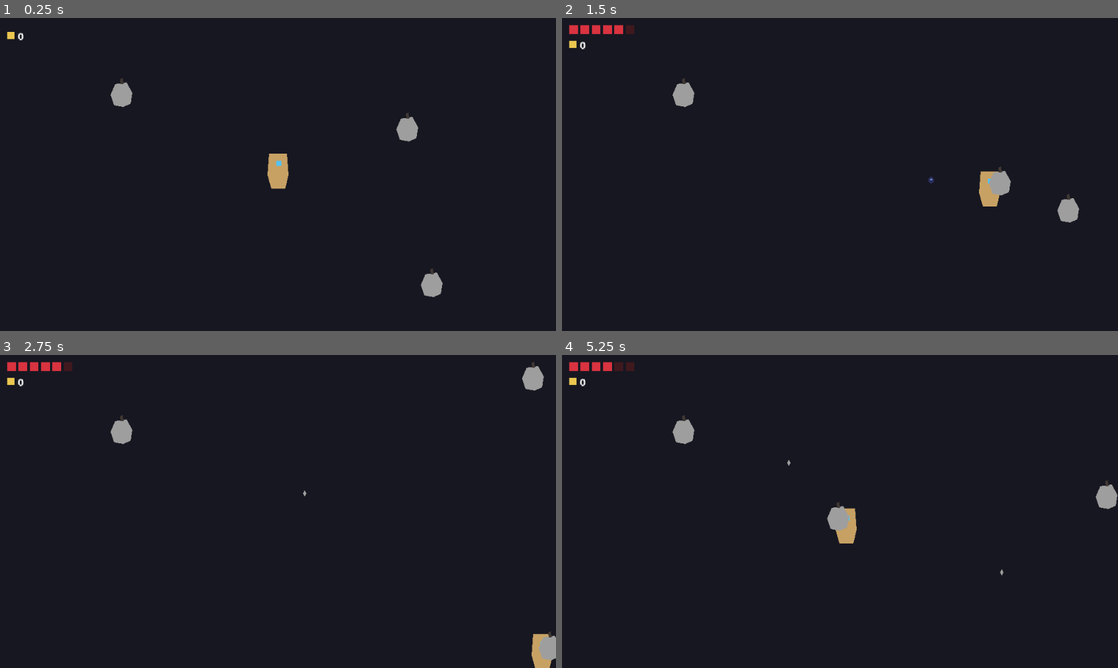
Above: before the commit, frames 1-4 (two rows, left to right).
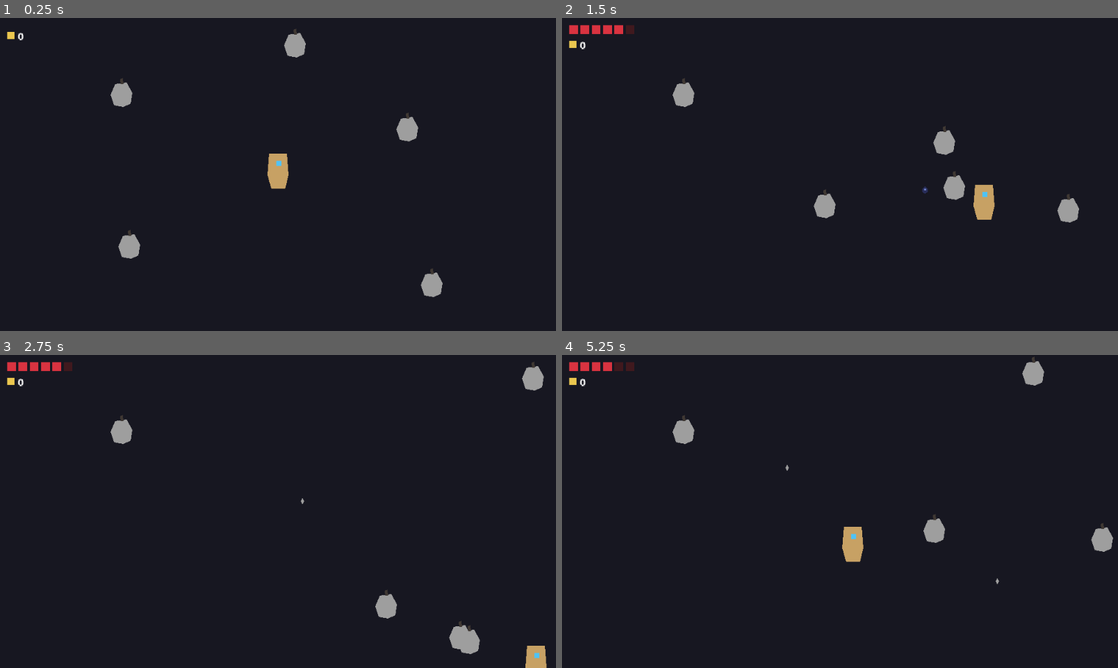
Above: after the commit, the same moments.

Repository: danielespinolagonzalez-ux/Mistveil
Game: Godot game, scene res://scenes/main/main.tscn
Two runs of this game, one before a commit and one after it. Both use one fixed random seed, a clock stepped at 60 frames per second and the inputs below.
Inputs (mouse positions are in pixels of both pictures, inside the frame that each line leads up to):
- Up to frame 1 (0.25 s): no input
- Up to frame 2 (1.5 s): move the mouse to (962, 158) at 0.52 s; hold D (move_right) 0.53-1.28 s; tap E (dragoon) at 0.6 s; move the mouse to (728, 190) at 1.27 s; hold S (move_down) from 1.28 s (still down); click (728, 190) at 1.35 s
- Up to frame 3 (2.75 s): move the mouse to (333, 442) at 2.02 s; release S (move_down) at 2.03 s; hold D (move_right) from 2.03 s (still down); tap E (dragoon) at 2.1 s
- Up to frame 4 (5.25 s): move the mouse to (812, 574) at 2.77 s; release D (move_right) at 2.78 s; hold W (move_up) 2.78-3.53 s; click (812, 574) at 2.85 s; move the mouse to (1006, 558) at 3.52 s; hold A (move_left) 3.53-5.03 s; tap E (dragoon) at 3.6, 5.1 s; move the mouse to (673, 464) at 4.27 s; click (673, 464) at 4.35 s; move the mouse to (867, 511) at 5.02 s; hold S (move_down) from 5.03 s (still down)

The runs differ from the first frame. In frame 1, 0.5% of the frame differs, in the area x 21-55%, y 3-77%; in frame 2, 1.4%; in frame 3, 1.1%; in frame 4, 1.7%, in the area x 40-100%, y 0-74%.

Commit message:
feat: knockback y numeros de dano flotantes (tarea 1.6)
- Seccion feedback en balance.json (empuje, decaimiento, duracion de numeros)
- knockback_px_s como propiedad del HitboxComponent; enemigos y player lo reciben
- DamageNumbers: labels flotantes via EventBus.damage_dealt con tween
- Main con 5 enemigos mixtos para el criterio de la Fase 1

Co-Authored-By: Claude Fable 5 <noreply@anthropic.com>
Claude-Session: https://claude.ai/code/session_01SbmgetzbNcFosjFKdYJBz4

Diff:
--- a/data/balance.json
+++ b/data/balance.json
@@ -45,6 +45,13 @@
     "d_finisher_shockwave_radius": 96.0,
     "post_transform_vulnerable_s": 1.0
   },
+  "feedback": {
+    "tear_knockback_px_s": 140.0,
+    "contact_knockback_px_s": 220.0,
+    "knockback_decay_px_s2": 900.0,
+    "damage_number_duration_s": 0.6,
+    "damage_number_rise_px": 18.0
+  },
   "elementos": {
     "opposite_mult": 1.5,
     "same_mult": 0.5,
--- a/scenes/main/main.tscn
+++ b/scenes/main/main.tscn
@@ -6,6 +6,7 @@
 [ext_resource type="PackedScene" path="res://scenes/ui/defeat_screen.tscn" id="4_defeat"]
 [ext_resource type="Script" path="res://scripts/systems/enemy_projectile_pool.gd" id="5_enemy_pool"]
 [ext_resource type="PackedScene" path="res://scenes/ui/hud.tscn" id="6_hud"]
+[ext_resource type="Script" path="res://scripts/systems/damage_numbers.gd" id="7_damage_numbers"]
 
 [node name="Main" type="Node2D"]
 
@@ -20,11 +21,17 @@
 [node name="EnemyProjectilePool" type="Node2D" parent="."]
 script = ExtResource("5_enemy_pool")
 
+[node name="DamageNumbers" type="Node2D" parent="."]
+script = ExtResource("7_damage_numbers")
+
 [node name="Player" parent="." instance=ExtResource("1_player")]
 position = Vector2(320, 180)
 
 [node name="CeraAndante" parent="." instance=ExtResource("3_enemy")]
 position = Vector2(500, 120)
+
+[node name="CeraAndante2" parent="." instance=ExtResource("3_enemy")]
+position = Vector2(120, 280)
 
 [node name="TejedorHoras" parent="." instance=ExtResource("3_enemy")]
 position = Vector2(140, 90)
@@ -34,6 +41,10 @@
 position = Vector2(480, 270)
 enemy_id = "engranaje_errante"
 
+[node name="EngranajeErrante2" parent="." instance=ExtResource("3_enemy")]
+position = Vector2(320, 70)
+enemy_id = "engranaje_errante"
+
 [node name="HUD" parent="." instance=ExtResource("6_hud")]
 
 [node name="DefeatScreen" parent="." instance=ExtResource("4_defeat")]
--- a/scripts/autoload/data_db.gd
+++ b/scripts/autoload/data_db.gd
@@ -29,6 +29,10 @@
 		"sp_max", "duration_s", "damage_mult", "defense_mult",
 		"d_addition_hits", "d_addition_window_ms", "d_finisher_shockwave_radius",
 		"post_transform_vulnerable_s",
+	],
+	"feedback": [
+		"tear_knockback_px_s", "contact_knockback_px_s", "knockback_decay_px_s2",
+		"damage_number_duration_s", "damage_number_rise_px",
 	],
 	"elementos": ["opposite_mult", "same_mult", "neutral_mult"],
 	"run": [
--- a/scripts/autoload/event_bus.gd
+++ b/scripts/autoload/event_bus.gd
@@ -8,9 +8,11 @@
 
 # --- Combate ---
 ## El player dispara una lágrima; TearPool escucha y la pone en juego.
-signal tear_fired(origin: Vector2, direction: Vector2, speed: float, range_px: float, damage: float)
+signal tear_fired(origin: Vector2, direction: Vector2, speed: float, range_px: float, damage: float, knockback_px_s: float)
 ## Un enemigo dispara; EnemyProjectilePool escucha y pone la bala en juego.
-signal enemy_projectile_fired(origin: Vector2, direction: Vector2, speed: float, range_px: float, damage: float)
+signal enemy_projectile_fired(origin: Vector2, direction: Vector2, speed: float, range_px: float, damage: float, knockback_px_s: float)
+## Daño aplicado a un enemigo (para números flotantes y feedback).
+signal damage_dealt(world_pos: Vector2, amount: int)
 
 signal enemy_died(enemy: Node)
 signal player_died
--- a/scripts/components/hitbox_component.gd
+++ b/scripts/components/hitbox_component.gd
@@ -8,6 +8,9 @@
 ## Daño base en bruto; los multiplicadores (timing, elemento…) se aplican fuera.
 @export var damage: float = 1.0
 
+## Empuje que aplica este ataque al impactar (px/s); 0 = sin knockback.
+@export var knockback_px_s: float = 0.0
+
 
 func _ready() -> void:
 	area_entered.connect(_on_area_entered)
--- a/scripts/entities/enemy.gd
+++ b/scripts/entities/enemy.gd
@@ -17,6 +17,8 @@
 var _wander_dir: Vector2 = Vector2.ZERO
 var _wander_timer_s: float = 0.0
 var _rng := RandomNumberGenerator.new()
+var _knockback_vel: Vector2 = Vector2.ZERO
+var _knockback_decay: float = 0.0
 
 @onready var _health: HealthComponent = $HealthComponent
 @onready var _hurtbox: HurtboxComponent = $HurtboxComponent
@@ -54,6 +56,9 @@
 		_:
 			# Comportamientos aún no implementados (orbit_shoot, chase_explode…): quieto.
 			velocity = Vector2.ZERO
+	# El knockback se suma al movimiento del comportamiento y decae solo.
+	velocity += _knockback_vel
+	_knockback_vel = _knockback_vel.move_toward(Vector2.ZERO, _knockback_decay * delta)
 	move_and_slide()
 
 
@@ -85,7 +90,8 @@
 		global_position, dir,
 		float(_projectile_def.get("velocidad", 0.0)),
 		float(_projectile_def.get("alcance_px", 0.0)),
-		float(_projectile_def.get("dano", 0.0)))
+		float(_projectile_def.get("dano", 0.0)),
+		0.0)  # Las agujas no empujan; el knockback al player es del contacto.
 
 
 ## Vuelo errático: dirección aleatoria, rebota en colisiones y bordes (engranaje_errante).
@@ -117,7 +123,11 @@
 
 func _on_hurt_by(hitbox: HitboxComponent) -> void:
 	# Redondeo de la fórmula de daño: entero más cercano, mínimo 1 (combate.md).
-	_health.take_damage(maxi(1, roundi(hitbox.damage)))
+	var amount: int = maxi(1, roundi(hitbox.damage))
+	_health.take_damage(amount)
+	EventBus.damage_dealt.emit(global_position, amount)
+	var push_dir: Vector2 = (global_position - hitbox.global_position).normalized()
+	_knockback_vel = push_dir * hitbox.knockback_px_s
 
 
 func _on_died() -> void:
@@ -134,6 +144,8 @@
 	_projectile_def = def.get("proyectil", {})
 	_flies = bool(def.get("vuela", false))
 	_hitbox.damage = float(def.get("dano_contacto", 0.0))
+	_hitbox.knockback_px_s = float(DataDB.get_balance("feedback.contact_knockback_px_s"))
+	_knockback_decay = float(DataDB.get_balance("feedback.knockback_decay_px_s2"))
 	# Placeholder teñido con el color del elemento (regla de legibilidad).
 	var elemento: Dictionary = DataDB.elementos.get(str(def.get("elemento", "neutro")), {})
 	_placeholder.color = Color(str(elemento.get("color", "#9E9E9E")))
--- a/scripts/entities/player.gd
+++ b/scripts/entities/player.gd
@@ -13,6 +13,7 @@
 var _tear_range_px: float = 0.0
 var _tear_rate_per_s: float = 0.0
 var _tear_damage: float = 0.0
+var _tear_knockback: float = 0.0
 var _hurt_iframes_s: float = 0.0
 var _hurt_blink_hz: float = 1.0
 
@@ -64,7 +65,7 @@
 	var aim: Vector2 = _aim_direction(stick_aim)
 	if aim == Vector2.ZERO:
 		return
-	EventBus.tear_fired.emit(global_position + aim * MUZZLE_OFFSET_PX, aim, _tear_speed, _tear_range_px, _tear_damage)
+	EventBus.tear_fired.emit(global_position + aim * MUZZLE_OFFSET_PX, aim, _tear_speed, _tear_range_px, _tear_damage, _tear_knockback)
 	_shoot_cooldown_s = 1.0 / _tear_rate_per_s
 
 
@@ -93,6 +94,9 @@
 	if not _dead:
 		_hurtbox.invulnerable = true
 		_iframes_left_s = _hurt_iframes_s
+		# Empujón en la dirección contraria al golpe; la fricción lo frena sola.
+		var push_dir: Vector2 = (global_position - hitbox.global_position).normalized()
+		velocity += push_dir * hitbox.knockback_px_s
 
 
 func _on_health_changed(current: int, max_hp: int) -> void:
@@ -115,5 +119,6 @@
 	_tear_range_px = float(DataDB.get_balance("player.tear_range_px"))
 	_tear_rate_per_s = maxf(0.1, float(DataDB.get_balance("player.tear_rate_per_s")))
 	_tear_damage = float(DataDB.get_balance("player.tear_damage"))
+	_tear_knockback = float(DataDB.get_balance("feedback.tear_knockback_px_s"))
 	_hurt_iframes_s = float(DataDB.get_balance("player.hurt_iframes_s"))
 	_hurt_blink_hz = maxf(1.0, float(DataDB.get_balance("player.hurt_blink_hz")))
--- a/scripts/entities/projectile.gd
+++ b/scripts/entities/projectile.gd
@@ -20,12 +20,13 @@
 
 
 ## Pone el proyectil en juego. Los stats llegan por parámetro (los posee quien dispara).
-func fire(origin: Vector2, direction: Vector2, speed: float, range_px: float, damage_value: float) -> void:
+func fire(origin: Vector2, direction: Vector2, speed: float, range_px: float, damage_value: float, knockback: float = 0.0) -> void:
 	global_position = origin
 	_direction = direction.normalized()
 	_speed = speed
 	_range_px = range_px
 	damage = damage_value
+	knockback_px_s = knockback
 	_traveled = 0.0
 	visible = true
 	set_physics_process(true)
--- /dev/null
+++ b/scripts/systems/damage_numbers.gd
@@ -0,0 +1,30 @@
+class_name DamageNumbers
+extends Node2D
+## Números de daño flotantes: escucha EventBus.damage_dealt y hace flotar un
+## Label que sube y se desvanece (duración y recorrido desde balance.json).
+
+const FONT_SIZE := 10
+const NUMBER_COLOR := Color(1.0, 0.92, 0.7)
+
+
+func _ready() -> void:
+	EventBus.damage_dealt.connect(_on_damage_dealt)
+
+
+func _on_damage_dealt(world_pos: Vector2, amount: int) -> void:
+	var label := Label.new()
+	label.text = str(amount)
+	label.add_theme_font_size_override("font_size", FONT_SIZE)
+	label.add_theme_color_override("font_color", NUMBER_COLOR)
+	label.z_index = 100
+	add_child(label)
+	# Centrado horizontal aproximado sobre el punto del impacto.
+	label.global_position = world_pos + Vector2(-label.size.x * 0.5, -16.0)
+
+	var duration: float = float(DataDB.get_balance("feedback.damage_number_duration_s"))
+	var rise: float = float(DataDB.get_balance("feedback.damage_number_rise_px"))
+	var tween: Tween = label.create_tween()
+	tween.set_parallel(true)
+	tween.tween_property(label, "position:y", label.position.y - rise, duration)
+	tween.tween_property(label, "modulate:a", 0.0, duration)
+	tween.chain().tween_callback(label.queue_free)
--- a/scripts/systems/projectile_pool.gd
+++ b/scripts/systems/projectile_pool.gd
@@ -9,8 +9,8 @@
 var _free: Array[Projectile] = []
 
 
-func spawn(origin: Vector2, direction: Vector2, speed: float, range_px: float, damage: float) -> void:
-	_acquire().fire(origin, direction, speed, range_px, damage)
+func spawn(origin: Vector2, direction: Vector2, speed: float, range_px: float, damage: float, knockback_px_s: float = 0.0) -> void:
+	_acquire().fire(origin, direction, speed, range_px, damage, knockback_px_s)
 
 
 func _acquire() -> Projectile:
--- a/tests/test_enemy.gd
+++ b/tests/test_enemy.gd
@@ -65,7 +65,7 @@
 	# Torreta (tejedor_horas): no se mueve y dispara hacia el player con su cadencia.
 	var shots: Array = []
 	EventBus.enemy_projectile_fired.connect(
-		func(origin: Vector2, dir: Vector2, speed: float, range_px: float, damage: float) -> void:
+		func(origin: Vector2, dir: Vector2, speed: float, range_px: float, damage: float, _knockback: float) -> void:
 			shots.append({"origin": origin, "dir": dir, "speed": speed, "range": range_px, "damage": damage}))
 	player_stub.position = Vector2(200, 0)
 	var turret: Enemy = ENEMY_SCENE.instantiate()
@@ -100,9 +100,56 @@
 	# Pool de proyectiles enemigos: la señal activa una bala reutilizable.
 	var pool := EnemyProjectilePool.new()
 	add_child(pool)
-	EventBus.enemy_projectile_fired.emit(Vector2.ZERO, Vector2.RIGHT, 100.0, 50.0, 1.0)
+	EventBus.enemy_projectile_fired.emit(Vector2.ZERO, Vector2.RIGHT, 100.0, 50.0, 1.0, 0.0)
 	_check("pool enemigo: disparar activa 1 proyectil", pool.total_count() == 1)
 	pool.queue_free()
+
+	# Knockback (tarea 1.6): un golpe con empuje desde la izquierda lo desplaza a la derecha.
+	var damage_events: Array = []
+	EventBus.damage_dealt.connect(func(pos: Vector2, amount: int) -> void:
+		damage_events.append({"pos": pos, "amount": amount}))
+	player_stub.position = Vector2(2000, 2000)  # lejos: que el chase no domine el empuje
+	var victim: Enemy = ENEMY_SCENE.instantiate()
+	victim.enemy_id = "cera_andante"
+	victim.position = Vector2.ZERO
+	add_child(victim)
+	var kb_hitbox := HitboxComponent.new()
+	kb_hitbox.damage = 2.0
+	kb_hitbox.knockback_px_s = float(DataDB.get_balance("feedback.tear_knockback_px_s"))
+	kb_hitbox.collision_layer = LAYER_PLAYER_ATTACK
+	kb_hitbox.collision_mask = LAYER_ENEMY_HURT
+	var kb_shape := CollisionShape2D.new()
+	var kb_circle := CircleShape2D.new()
+	kb_circle.radius = 20.0
+	kb_shape.shape = kb_circle
+	kb_hitbox.add_child(kb_shape)
+	kb_hitbox.position = Vector2(-15, 0)
+	add_child(kb_hitbox)
+	for i in 8:
+		await get_tree().physics_frame
+	_check("knockback: el golpe lo empuja en dirección contraria", victim.position.x > 4.0)
+	_check("damage_dealt: se emite con la cantidad redondeada",
+		damage_events.size() >= 1 and damage_events[0]["amount"] == 2)
+	kb_hitbox.queue_free()
+	victim.queue_free()
+
+	# Números de daño: damage_dealt crea un Label flotante que luego se desvanece.
+	var numbers := DamageNumbers.new()
+	add_child(numbers)
+	EventBus.damage_dealt.emit(Vector2(50, 50), 4)
+	await get_tree().process_frame
+	var number_label: Label = null
+	for child in numbers.get_children():
+		if child is Label:
+			number_label = child
+	_check("números de daño: aparece un Label con la cifra",
+		number_label != null and number_label.text == "4")
+	# El tween es en tiempo real y headless los frames van más rápido de 60 fps:
+	# esperamos por reloj, no por frames.
+	await get_tree().create_timer(float(DataDB.get_balance("feedback.damage_number_duration_s")) + 0.3).timeout
+	await get_tree().process_frame
+	_check("números de daño: se desvanece y libera", numbers.get_child_count() == 0)
+	numbers.queue_free()
 
 	# Id desconocido: error claro y se autodestruye sin romper la escena.
 	var bad: Enemy = ENEMY_SCENE.instantiate()
--- a/tests/test_smoke.gd
+++ b/tests/test_smoke.gd
@@ -24,9 +24,9 @@
 		var pool: Node = main.get_node_or_null("TearPool")
 		_check("main.tscn contiene un TearPool", pool is TearPool)
 		if pool is TearPool:
-			EventBus.tear_fired.emit(Vector2.ZERO, Vector2.RIGHT, 100.0, 50.0, 1.0)
+			EventBus.tear_fired.emit(Vector2.ZERO, Vector2.RIGHT, 100.0, 50.0, 1.0, 0.0)
 			_check("pooling: disparar activa 1 lágrima", (pool as TearPool).total_count() == 1)
-			EventBus.tear_fired.emit(Vector2.ZERO, Vector2.RIGHT, 100.0, 50.0, 1.0)
+			EventBus.tear_fired.emit(Vector2.ZERO, Vector2.RIGHT, 100.0, 50.0, 1.0, 0.0)
 			_check("pooling: segundo disparo simultáneo = 2 lágrimas", (pool as TearPool).total_count() == 2)
 
 	if _failures == 0:
Not shown: 1 places in scenes/main/main.tscn that only renumber resources
Not shown, added: scripts/systems/damage_numbers.gd.uid
Not shown, changed: ESTADO.md
Not shown, changed: ROADMAP.md
